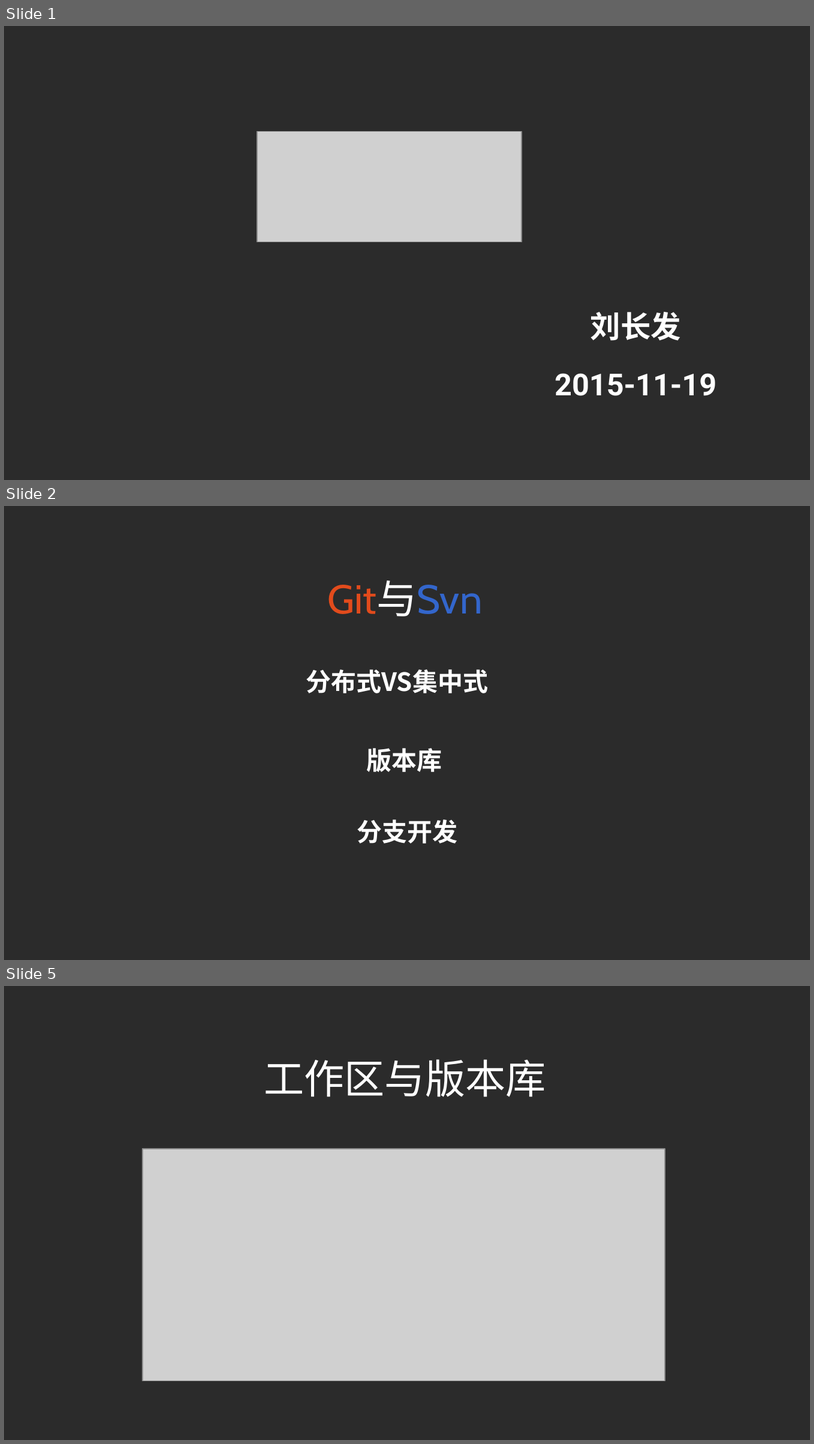
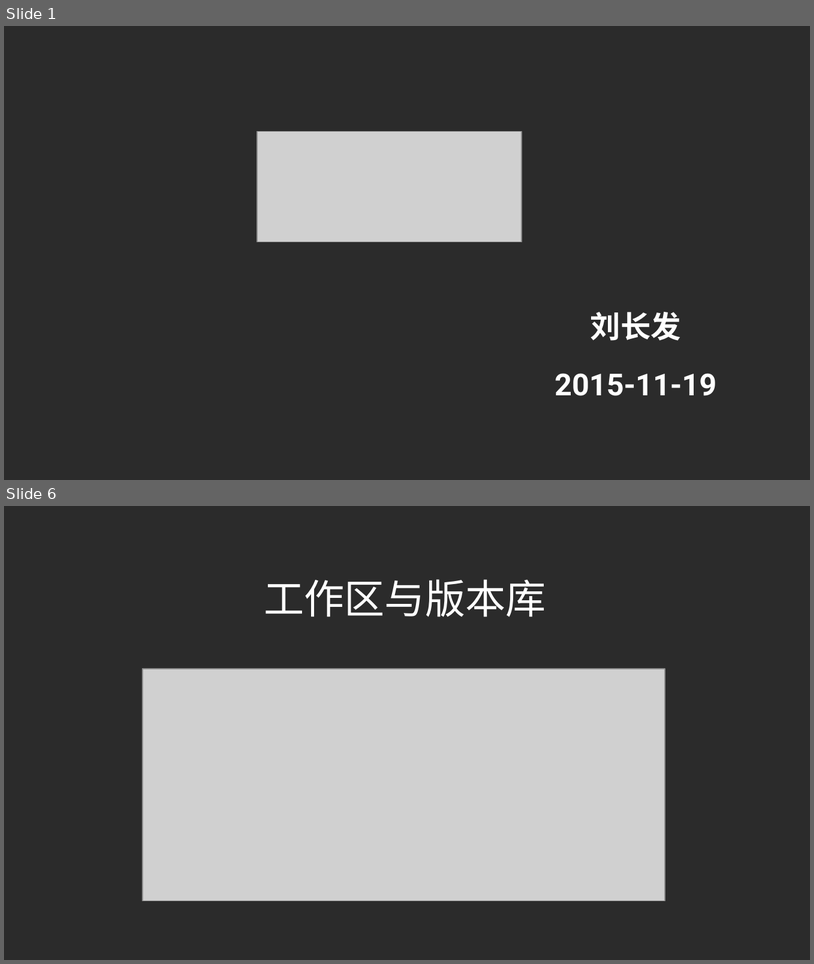
Before and after one commit to liuchangfa/workplace, a slide deck: training/Git/Git.ppt. Shown one above the other, each under a label of ours: slides 1, 2 and 5 before the commit, slides 1 and 6 after it; the slides between them are not shown. The pictures are 814x1444 and 814x964 pixels, drawn with LibreOffice and Linux fonts; fonts in the diff are those of the drawing; grey boxes stand for pictures; background and template pictures are left out; a plain dark background stands for a picture behind light text. Boxes give left, top, right and bottom in pixels: in the first picture for what was removed or moved away, otherwise in the second. Text is boxed around its words. In the diff, an @@ line names an element or a change of style, - is before the commit and + after.

```diff
--- a/training/Git/Git.ppt
+++ b/training/Git/Git.ppt
@@ slide 2 removed at [4,506,810,960], background picture (left out) @@
@@ text removed at [328,580,483,616] @@
-Git与Svn
@@ text removed at [306,669,488,693] @@
-分布式VS集中式
@@ text removed at [366,748,442,772] @@
-版本库
@@ text removed at [357,819,458,843] @@
-分支开发
@@ what was slide 5 is now slide 6 @@
```
Also in this commit, not shown: 3 slides changed, 8 slides added, 6 other slides removed.
